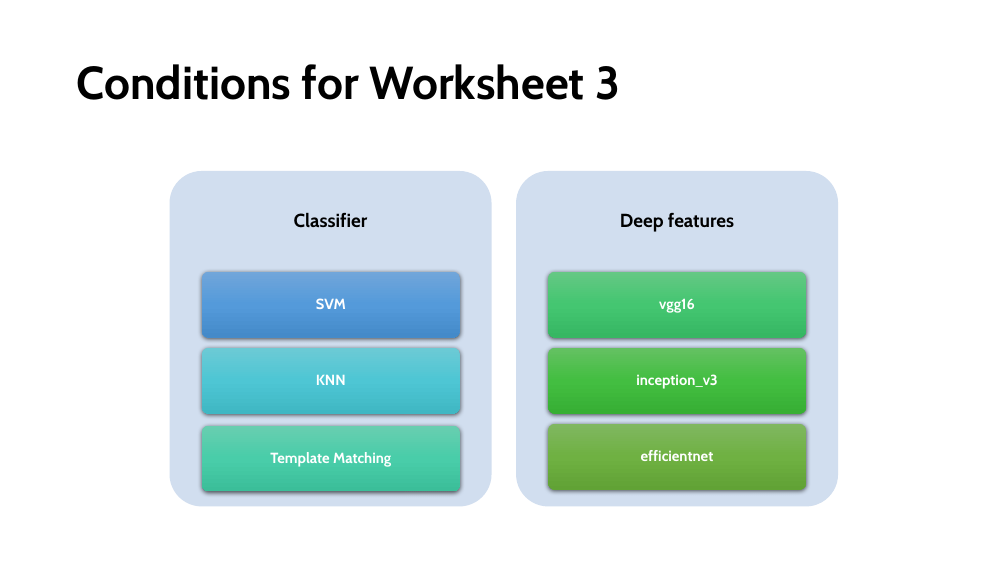
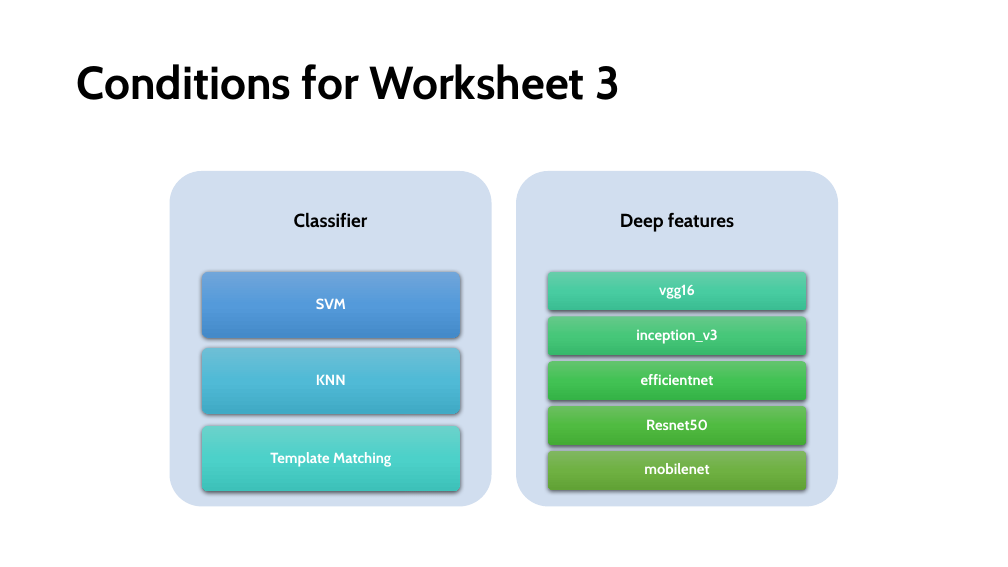
Before and after one commit to SKazemii/Worksheet, a slide deck: slide 7 of Manuscripts/Presentation - Deepfeatures.pptx (slide 6 before the commit). Drawn at 1008x567 pixels with LibreOffice and Linux fonts; fonts in the diff are those of the drawing. Boxes give left, top, right and bottom in pixels: in the first picture for what was removed or moved away, otherwise in the second. Text is boxed around its words. In the diff, an @@ line names an element or a change of style, - is before the commit and + after.

```diff
--- a/Manuscripts/Presentation - Deepfeatures.pptx
+++ b/Manuscripts/Presentation - Deepfeatures.pptx
@@ rounded rectangle: place and size @@
-rounded rectangle at bbox=[548, 271, 806, 337]
+rounded rectangle at bbox=[548, 271, 806, 310]
@@ rounded rectangle at bbox=[548, 271, 806, 310]: fill gradient #66C885 to #45C772 to #37B764 to gradient #68CEAA to #49CDA2 to #3ABD92 @@
@@ text "vgg16": place and size @@
-text "vgg16" at bbox=[659, 298, 695, 313]
+text "vgg16" at bbox=[659, 284, 695, 299]
@@ text "inception_v3": place and size @@
-text "inception_v3" at bbox=[636, 374, 717, 389]
+text "inception_v3" at bbox=[636, 329, 717, 344]
@@ rounded rectangle: place and size @@
-rounded rectangle at bbox=[548, 348, 806, 414]
+rounded rectangle at bbox=[548, 361, 806, 400]
@@ rounded rectangle at bbox=[548, 361, 806, 400]: fill gradient #64C162 to #44BF41 to #37B034 to gradient #64C46F to #43C354 to #35B346 @@
@@ text "efficientnet": place and size @@
-text "efficientnet" at bbox=[641, 450, 714, 461]
+text "efficientnet" at bbox=[641, 374, 714, 385]
@@ rounded rectangle at bbox=[202, 426, 460, 492]: fill gradient #69CFB1 to #4ACEAA to #3BBE9A to gradient #6BD2CC to #4DD2CA to #3DC1B9 @@
@@ rounded rectangle: place and size @@
-rounded rectangle at bbox=[548, 424, 806, 490]
+rounded rectangle at bbox=[548, 451, 806, 489]
@@ group added at bbox=[548, 317, 806, 474]: 2 rounded rectangles, 2 texts @@
+Resnet50
+mobilenet
```
Also in this commit, not shown: 7 other slides changed, 6 slides added, 3 slides removed, 21 other files.
